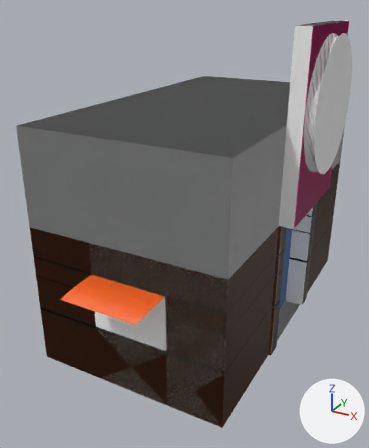
What one commit did to the Blender file RunnerGame/Assets/Objects/dunkin donuts.blend.
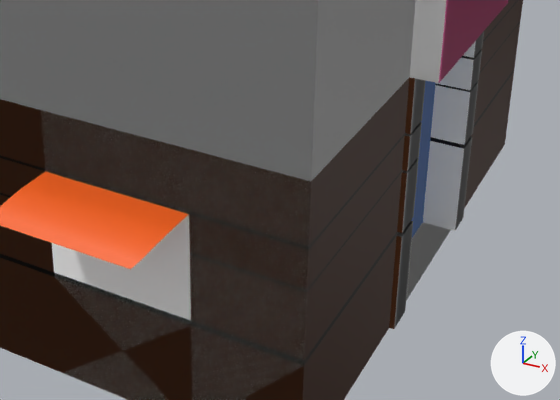
Each version appears first whole from a 50 mm lens placed at (36.7, -7.3, 57.6), pointed at (-5.2, 68.9, 19.5), and next in a close-up on the part from 18% to 97% of the width and 42% to 88% of the height. The axes (+X, +Y, +Z) are drawn at lower right. The lights are the same throughout.
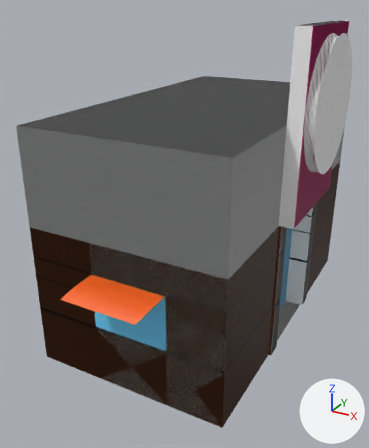
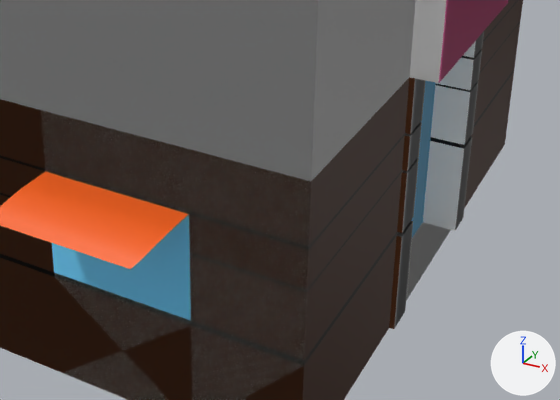
Where the change shows, as pixel boxes (x1, y1, x2, y2) in the close-ups (560 x 400 px):
'Cube.004', recoloured (white to blue)
    both: (49, 79, 438, 323)
part 1 of me_cube_003, recoloured (white to blue)
    both: (52, 215, 191, 321)

Patch to the scene script:
```diff
--- a/RunnerGame/Assets/Objects/dunkin donuts.blend.py
+++ b/RunnerGame/Assets/Objects/dunkin donuts.blend.py
@@ mat_bleu @@
 mat_bleu = principled_material('bleu')
-mat_bleu.base_color = (0.1, 0.304, 0.8)  # blue #5996e7
+mat_bleu.base_color = (0.162, 0.658, 1.0)  # blue #70d4ff
@@ me_cube_003 @@
 me_cube_003.from_pydata(...)  # 358 vertices, 344 faces; spans x -1.0..1.14, y -1.0..1.2, z -1.0..1.66
 # used by ob_cube_004; location = (-2.8, 75.2, 20.5); scale = (17.0, 30.0, 20.4)
+# me_cube_003 part 1: all 3 faces centred in x 0.07, y -1.0, z -0.35..-0.12 switch from mat_blanc (white #ffffff) to mat_bleu (blue #70d4ff)
 me_cube_003.materials.append(mat_noir)
```
